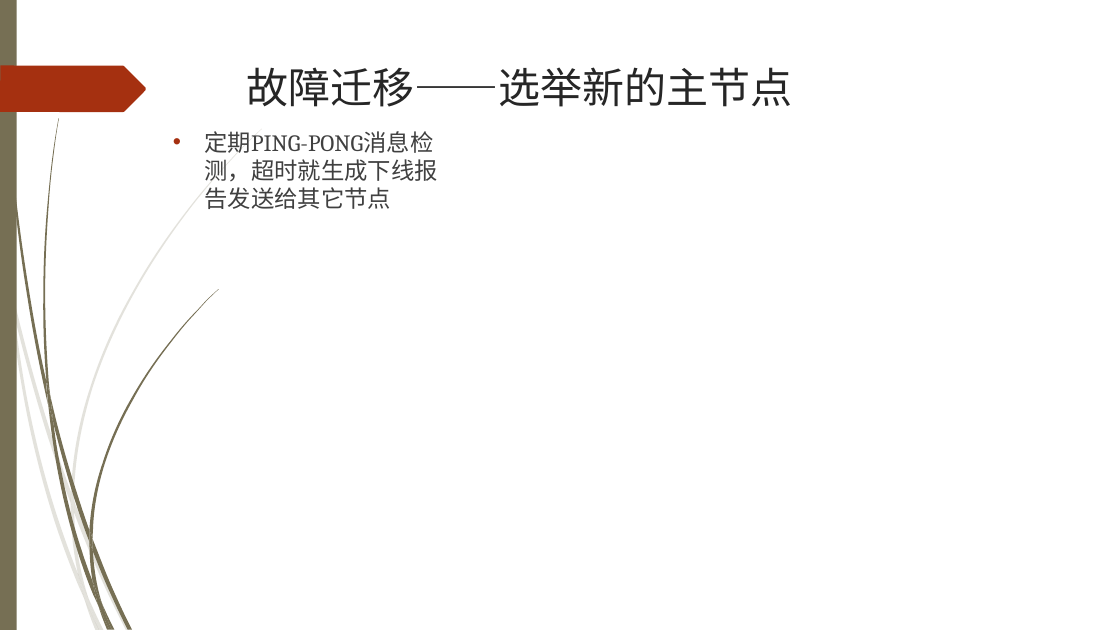
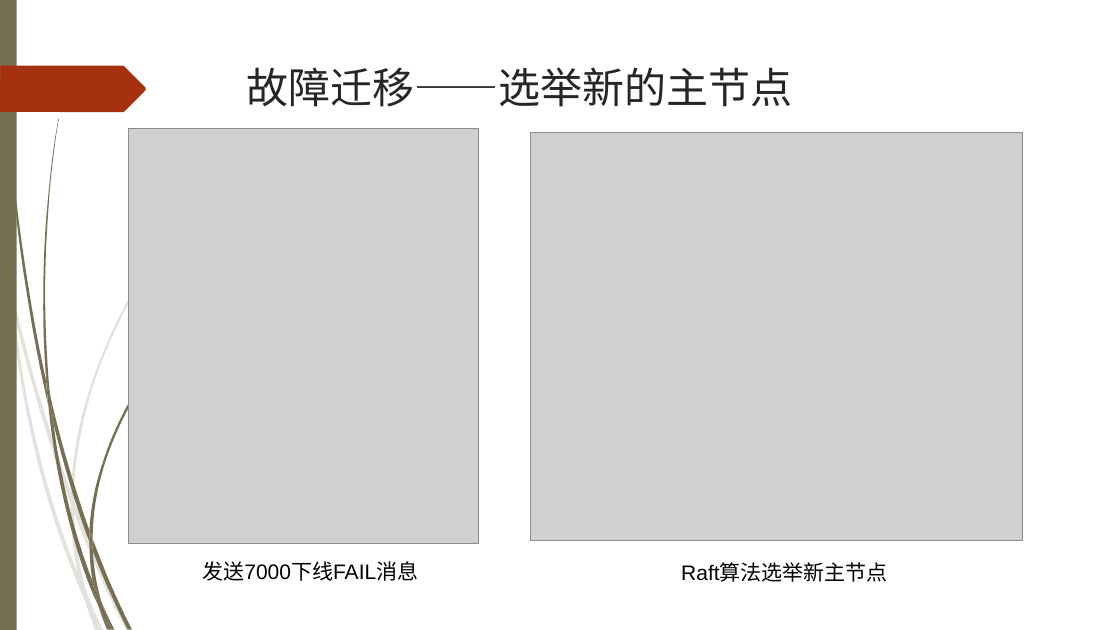
Before and after one commit to Spectrumleeee/Works, a slide deck: slide 8 of document/Redis&Memcache/Redis Cluster.ppt. Drawn at 1120x630 pixels with LibreOffice and Linux fonts; fonts in the diff are those of the drawing; grey boxes stand for pictures; background and template pictures are left out. Boxes give left, top, right and bottom in pixels: in the first picture for what was removed or moved away, otherwise in the second. Text is boxed around its words. In the diff, an @@ line names an element or a change of style, - is before the commit and + after.

Commit message:
2014-12-05-11-27
1、FAIL消息发送图，新节点选举过程图。

```diff
--- a/document/Redis&Memcache/Redis Cluster.ppt
+++ b/document/Redis&Memcache/Redis Cluster.ppt
@@ picture added at [128, 128, 479, 543] @@
@@ text removed at [204, 131, 438, 209] @@
-• 定期PING-PONG消息检测，超时就生成下线报告发送给其它节点
@@ picture added at [530, 133, 1022, 541] @@
@@ text added at [202, 561, 418, 581], 18 pt, text #000000 @@
+发送7000下线FAIL消息
@@ text added at [681, 563, 888, 582], 18 pt, text #000000 @@
+Raft算法选举新主节点
```
Also in this commit, not shown: 1 other slide changed, 2 other files.
